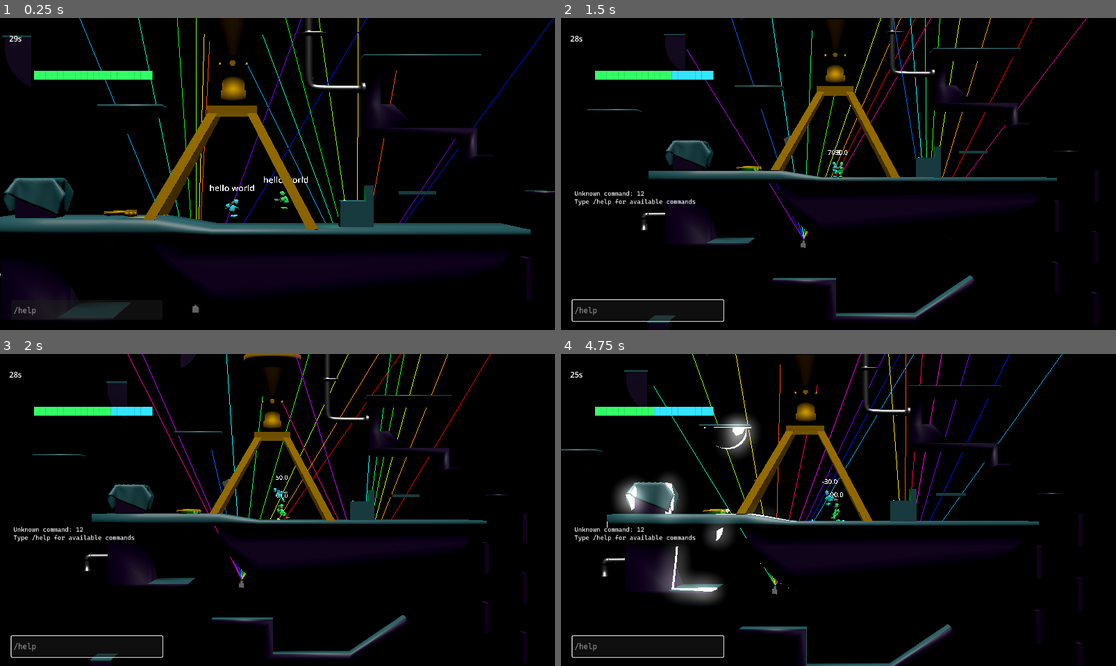
Above: before the commit, frames 1-4 (two rows, left to right).
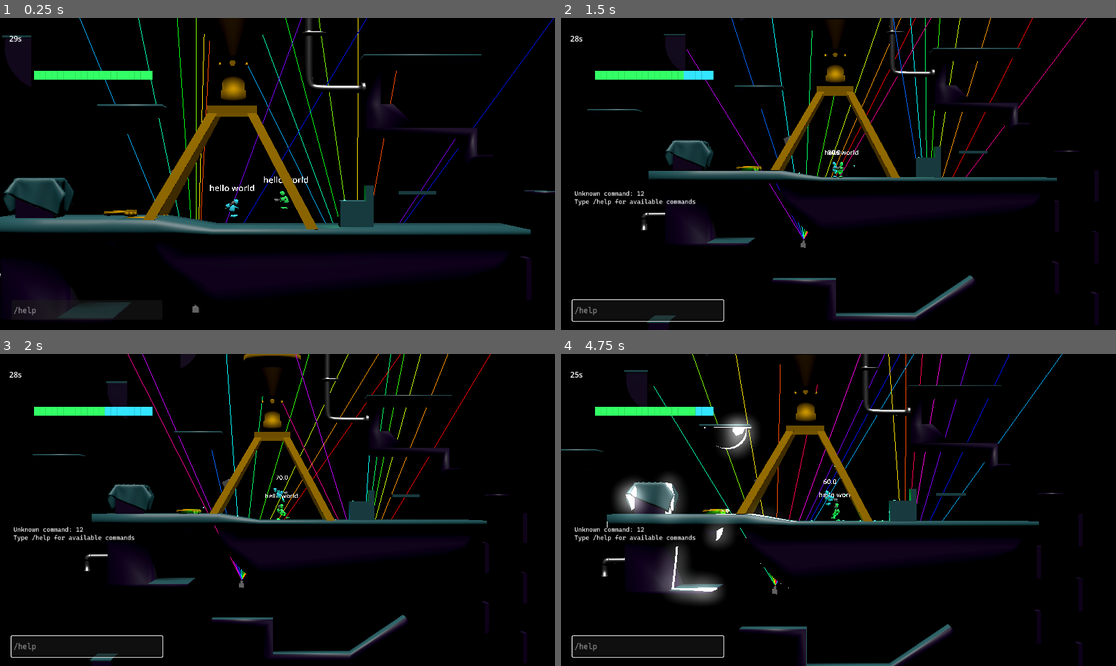
Above: after the commit, the same moments.

Repository: theowiik/project-epic-footsies-2
Game: Godot game, scene res://scenes/main.tscn
Two runs of this game, one before a commit and one after it. Both use one fixed random seed, a clock stepped at 60 frames per second and the inputs below. The engine's default icon, where the game draws it, is replaced by a stand-in: a white triangle on a blue panel in a dark square.
Inputs (mouse positions are in pixels of both pictures, inside the frame that each line leads up to):
- Up to frame 1 (0.25 s): no input
- Up to frame 2 (1.5 s): click (649, 311) at 0.52 s; type "12" at 0.6 s; tap Enter at 1.25 s; move the mouse to (960, 158) at 1.27 s; hold D from 1.28 s (still down); hold Mouse wheel up (dev_zoom_in) from 1.28 s (still down); click (960, 158) at 1.42 s
- Up to frame 3 (2 s): keep holding D; keep holding Mouse wheel up (dev_zoom_in); tap Space at 1.52 s
- Up to frame 4 (4.75 s): move the mouse to (727, 525) at 2.02 s; release D at 2.03 s; release Mouse wheel up (dev_zoom_in) at 2.03 s; hold S 2.03-2.78 s; tap Mouse wheel down (dev_zoom_out) at 2.1 s; tap Space at 2.27, 3.77, 4.52 s; move the mouse to (894, 441) at 2.77 s; hold D 2.78-3.53 s; tap J at 2.85 s; move the mouse to (810, 572) at 3.52 s; hold W 3.53-4.28 s; tap Mouse wheel up (dev_zoom_in) at 3.6 s; click (810, 572) at 3.67 s; move the mouse to (1005, 556) at 4.27 s; hold A from 4.28 s (still down); hold Mouse wheel down (dev_zoom_out) from 4.28 s (still down)

Frame 1 is identical in both runs. In frame 2, 0.1% of the frame differs, in the area x 19-54%, y 16-52%; in frame 3, 0.1%; in frame 4, 0.4%, in the area x 16-64%, y 16-54%.

Commit message:
Remove on body entered from bullet

Diff:
--- a/game/objects/bullet.tscn
+++ b/game/objects/bullet.tscn
@@ -27,5 +27,3 @@
 shape = SubResource("SphereShape3D_3ndsa")
 
 [node name="OmniLight3D" type="OmniLight3D" parent="."]
-
-[connection signal="body_entered" from="." to="." method="_on_body_entered"]
--- a/game/scripts/bullet.gd
+++ b/game/scripts/bullet.gd
@@ -62,10 +62,6 @@
 		light.light_color = team.color
 
 
-func _on_body_entered(_body: Node3D) -> void:
-	_handle_hit(_body)
-
-
 func _handle_hit(body: Node3D) -> void:
 	if _hit or not is_inside_tree():
 		return
--- a/game/scripts/team.gd
+++ b/game/scripts/team.gd
@@ -47,4 +47,4 @@
 
 
 static func white() -> Team:
-	return Team.new("Neutral", Color.WHITE)
+	return Team.new("White", Color.WHITE)
